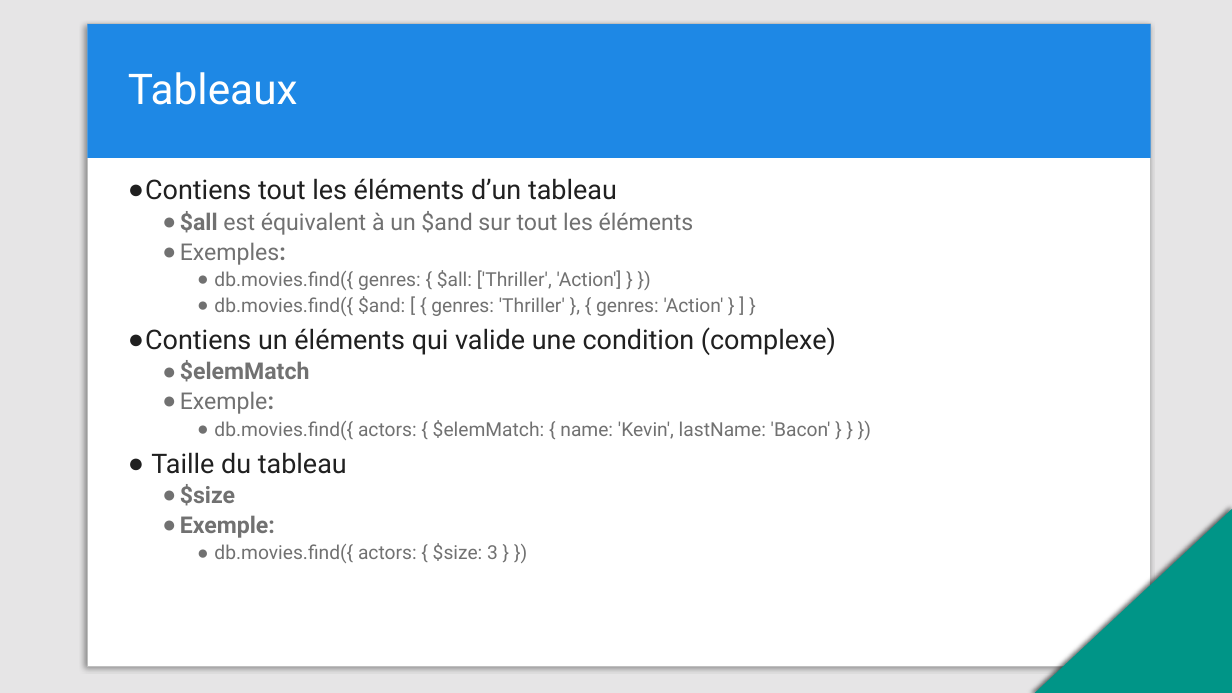
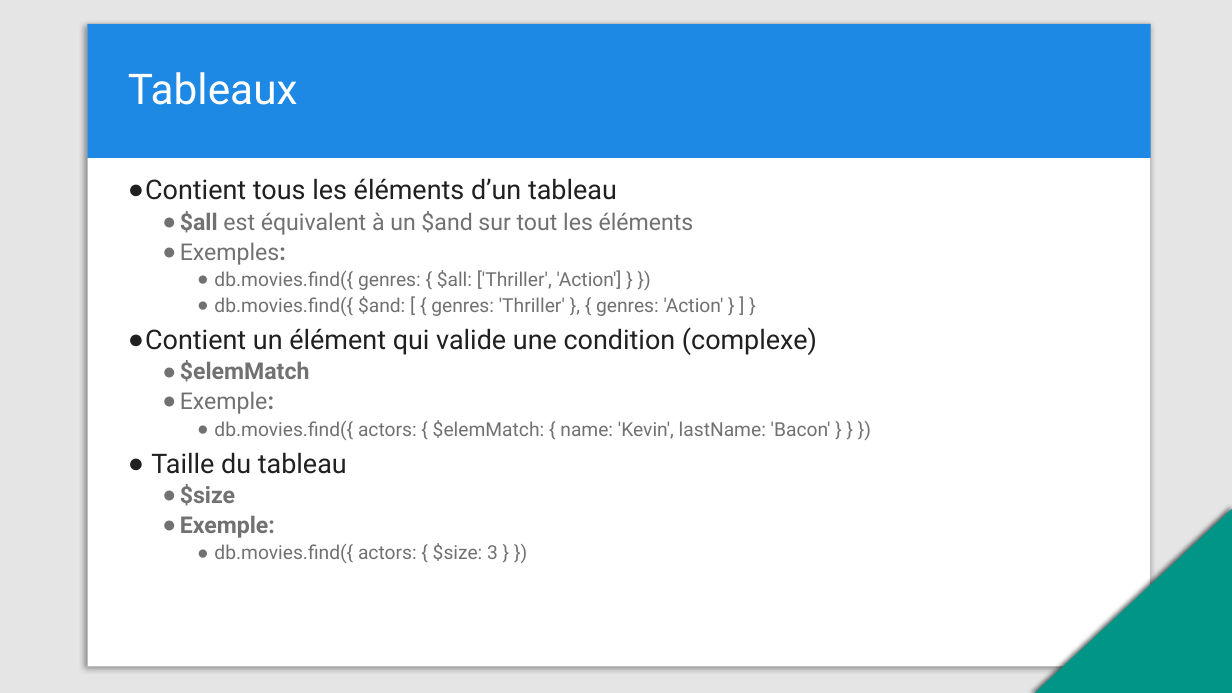
Before and after one commit to dohr-michael/training-mongodb, a slide deck: slide 14 of MongoDB-CRUD.pptx. Drawn at 1232x693 pixels with LibreOffice and Linux fonts; fonts in the diff are those of the drawing. Boxes give left, top, right and bottom in pixels: in the first picture for what was removed or moved away, otherwise in the second. Text is boxed around its words. In the diff, an @@ line names an element or a change of style, - is before the commit and + after.

```diff
--- a/MongoDB-CRUD.pptx
+++ b/MongoDB-CRUD.pptx
@@ text at (145,178,617,200): text changed @@
-● Contiens tout les éléments d’un tableau
+● Contient tous les éléments d’un tableau
@@ text at (145,327,817,355): text changed @@
-● Contiens un éléments qui valide une condition (complexe)
+● Contient un élément qui valide une condition (complexe)
```
Also in this commit, not shown: 13 other slides changed.
